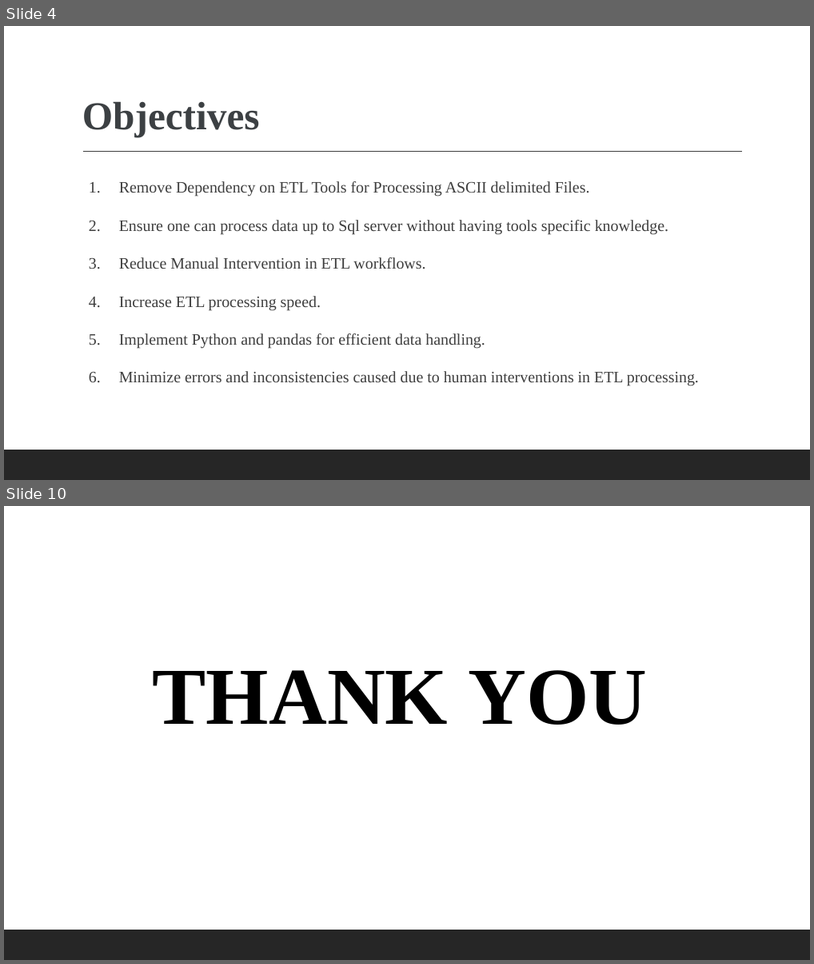
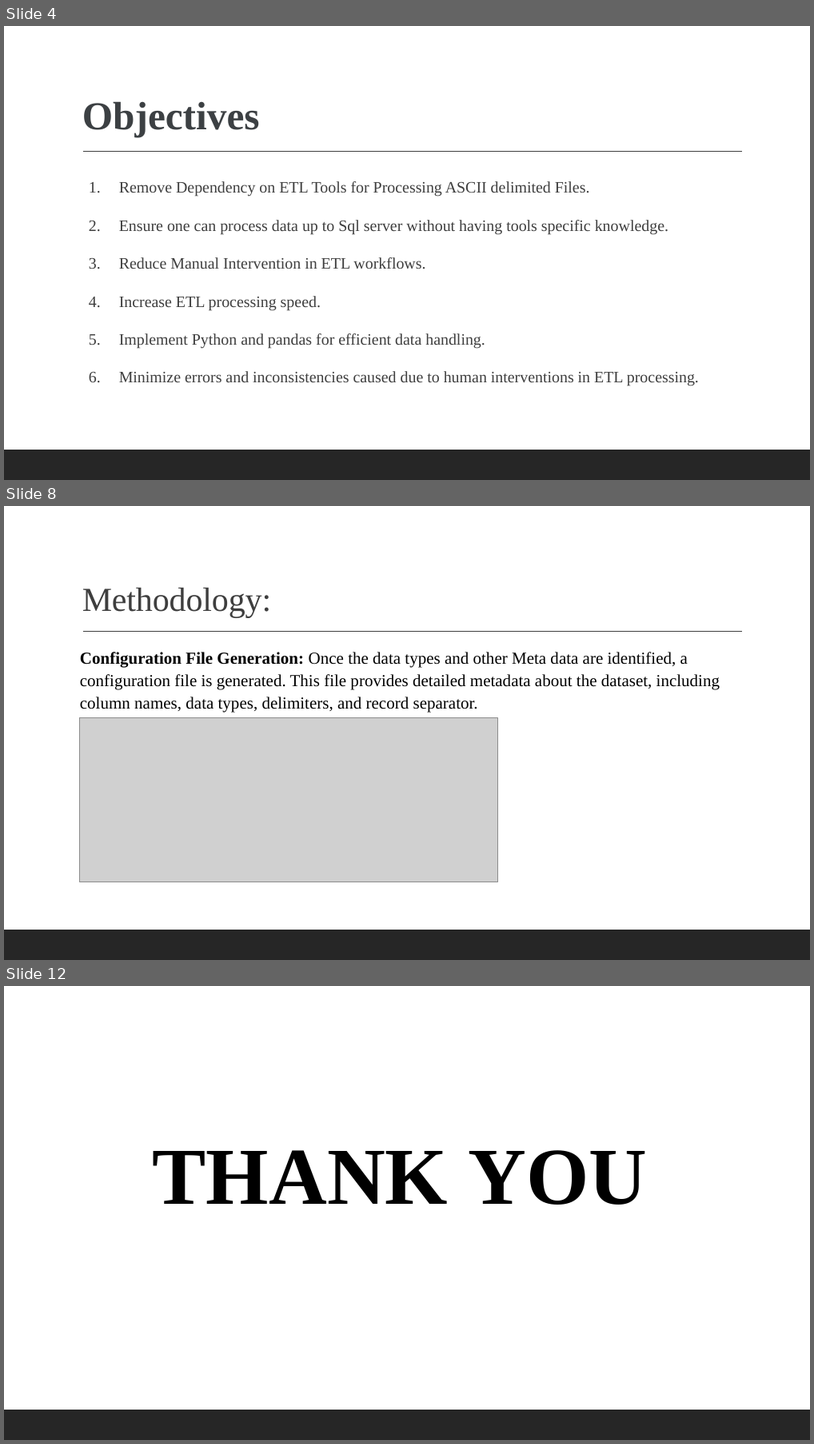
Before and after one commit to MeePks/ETL-AI-Schema-Detection, a slide deck: Documentation/ETLautomationPresentation.pptx. Shown one above the other, each under a label of ours: slides 4 and 10 before the commit, slides 4, 8 and 12 after it; the slides between them are not shown. The pictures are 814x964 and 814x1444 pixels, drawn with LibreOffice and Linux fonts; fonts in the diff are those of the drawing; grey boxes stand for pictures. Boxes give left, top, right and bottom in pixels: in the first picture for what was removed or moved away, otherwise in the second. Text is boxed around its words. In the diff, an @@ line names an element or a change of style, - is before the commit and + after.

```diff
--- a/Documentation/ETLautomationPresentation.pptx
+++ b/Documentation/ETLautomationPresentation.pptx
@@ slide 8 added at [4, 506, 810, 960], background #FFFFFF; not listed: 2 template elements that a slide beside it also shows @@
@@ title added at [82, 588, 271, 617], 40 pt, text #3E3E3E @@
+Methodology:
@@ text added at [80, 652, 720, 712], 20 pt, text #000000 @@
+Configuration File Generation: Once the data types and other Meta data are identified, a configuration file is generated. This file provides detailed metadata about the dataset, including column names, data types, delimiters, and record separator.
@@ picture added at [80, 718, 498, 882] @@
@@ what was slide 10 is now slide 12 @@
```
Also in this commit, not shown: 3 slides changed, 3 other slides added, 2 slides removed, 2 other files.
